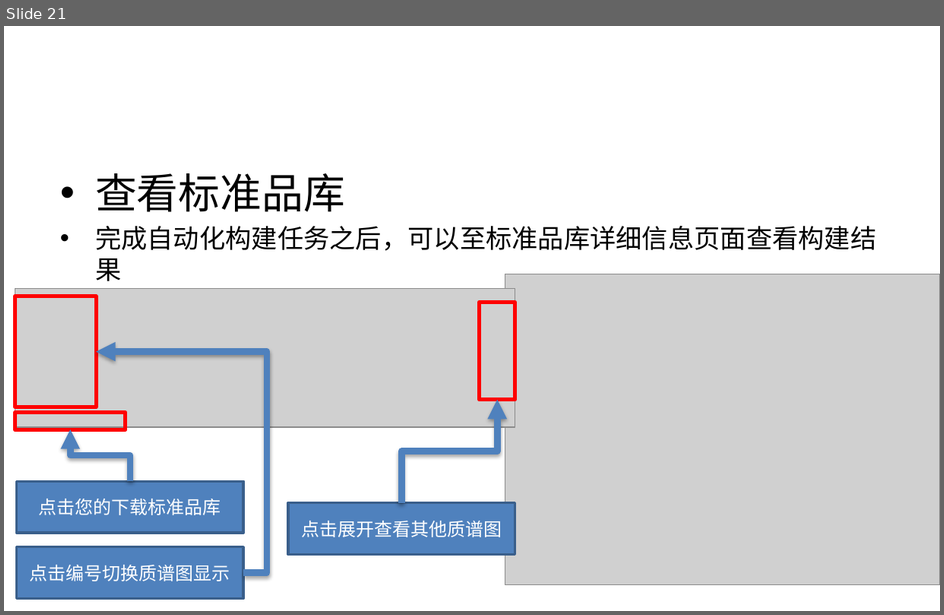
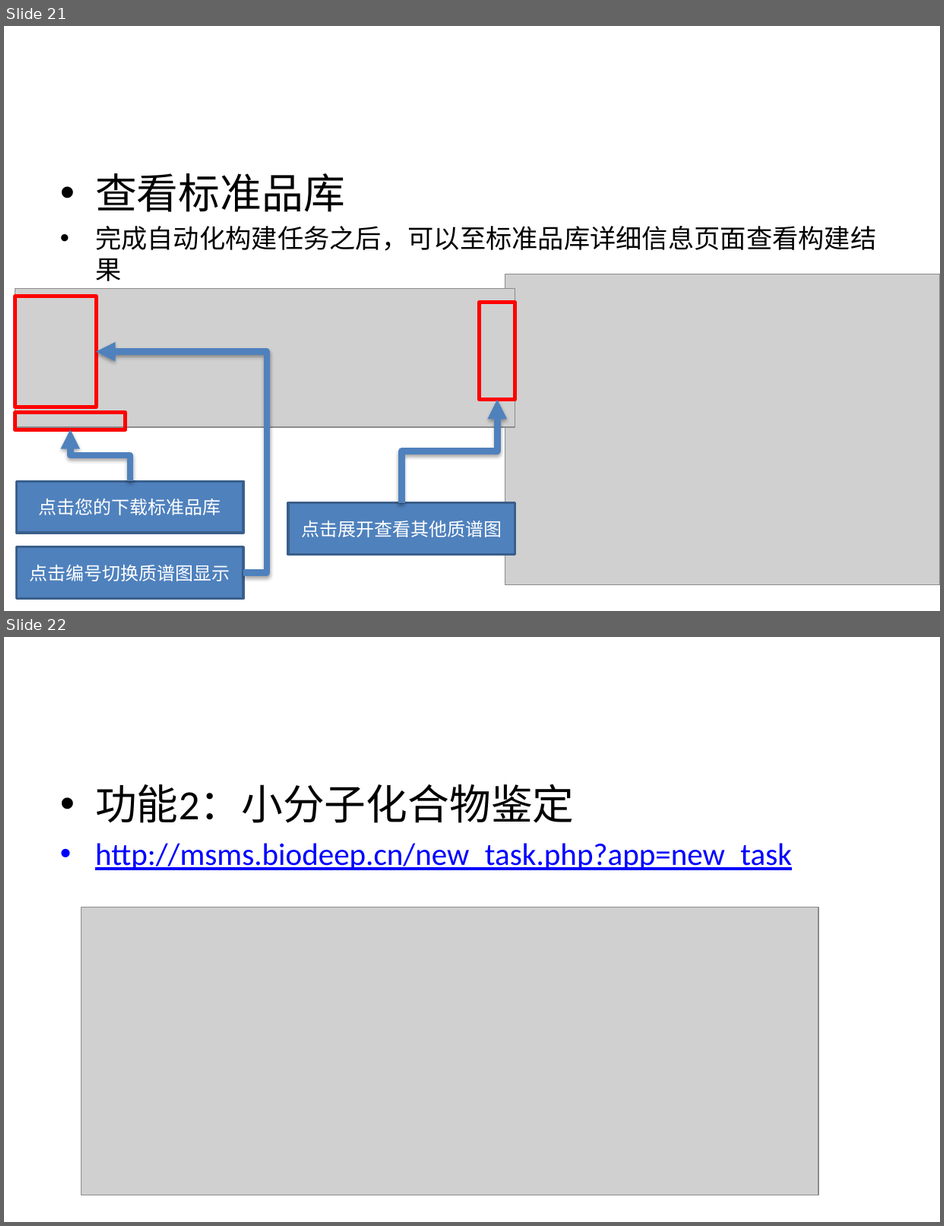
Before and after one commit to BioDeep/docs, a slide deck: Tutorials.pptx. Shown one above the other, each under a label of ours: slide 21 before the commit, slides 21 and 22 after it. The pictures are 944x615 and 944x1226 pixels, drawn with LibreOffice and Linux fonts; fonts in the diff are those of the drawing; grey boxes stand for pictures. Boxes give left, top, right and bottom in pixels: in the first picture for what was removed or moved away, otherwise in the second. Text is boxed around its words. In the diff, an @@ line names an element or a change of style, - is before the commit and + after.

```diff
--- a/Tutorials.pptx
+++ b/Tutorials.pptx
@@ slide 22 added at (4,637,940,1222), background #FFFFFF @@
@@ text added at (95,784,792,870), 24 pt, text #0000FF, underline @@
+• 功能2：小分子化合物鉴定
+• http://msms.biodeep.cn/new_task.php?app=new_task
@@ picture added at (82,908,819,1196) @@
```
Also in this commit, not shown: 10 other slides added.
